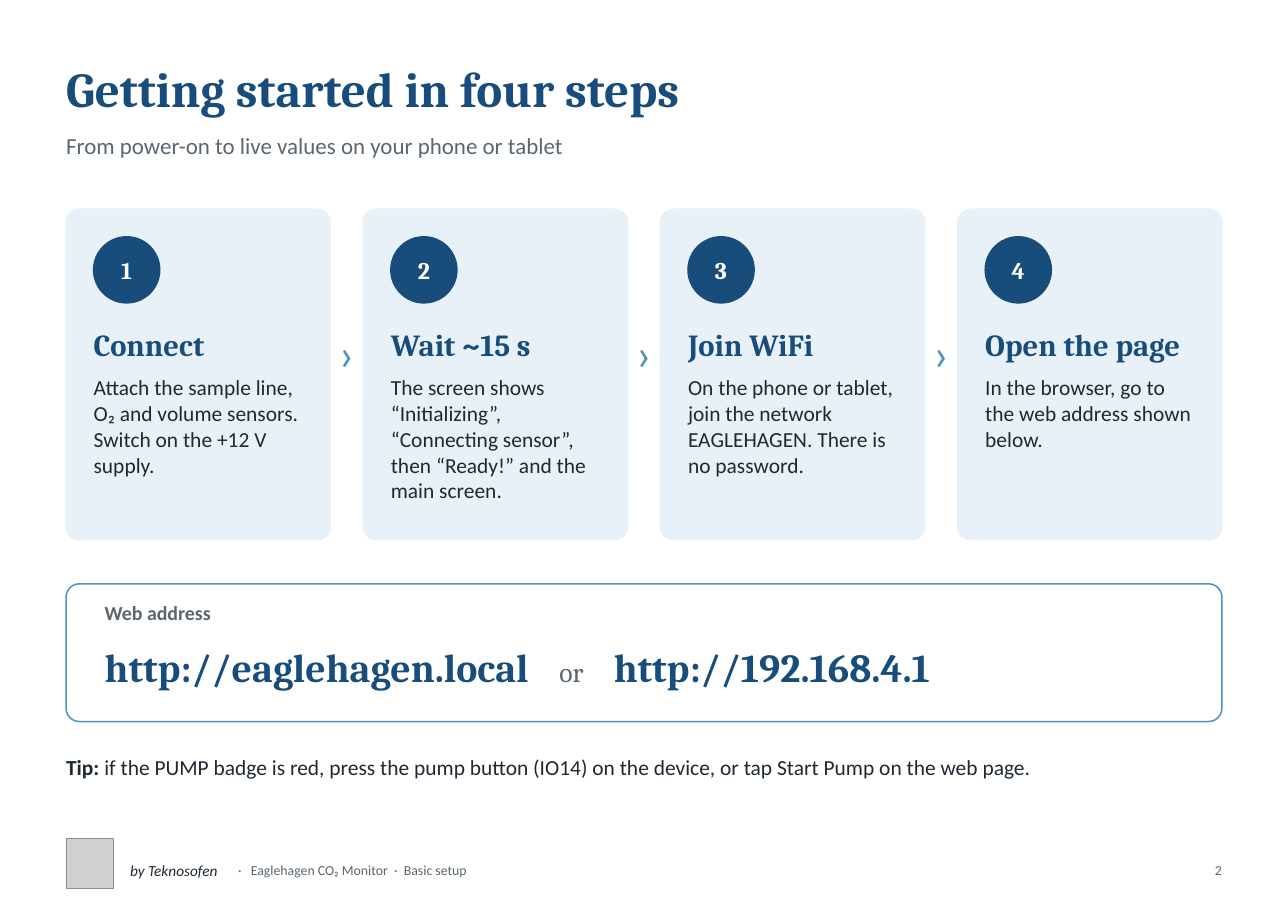
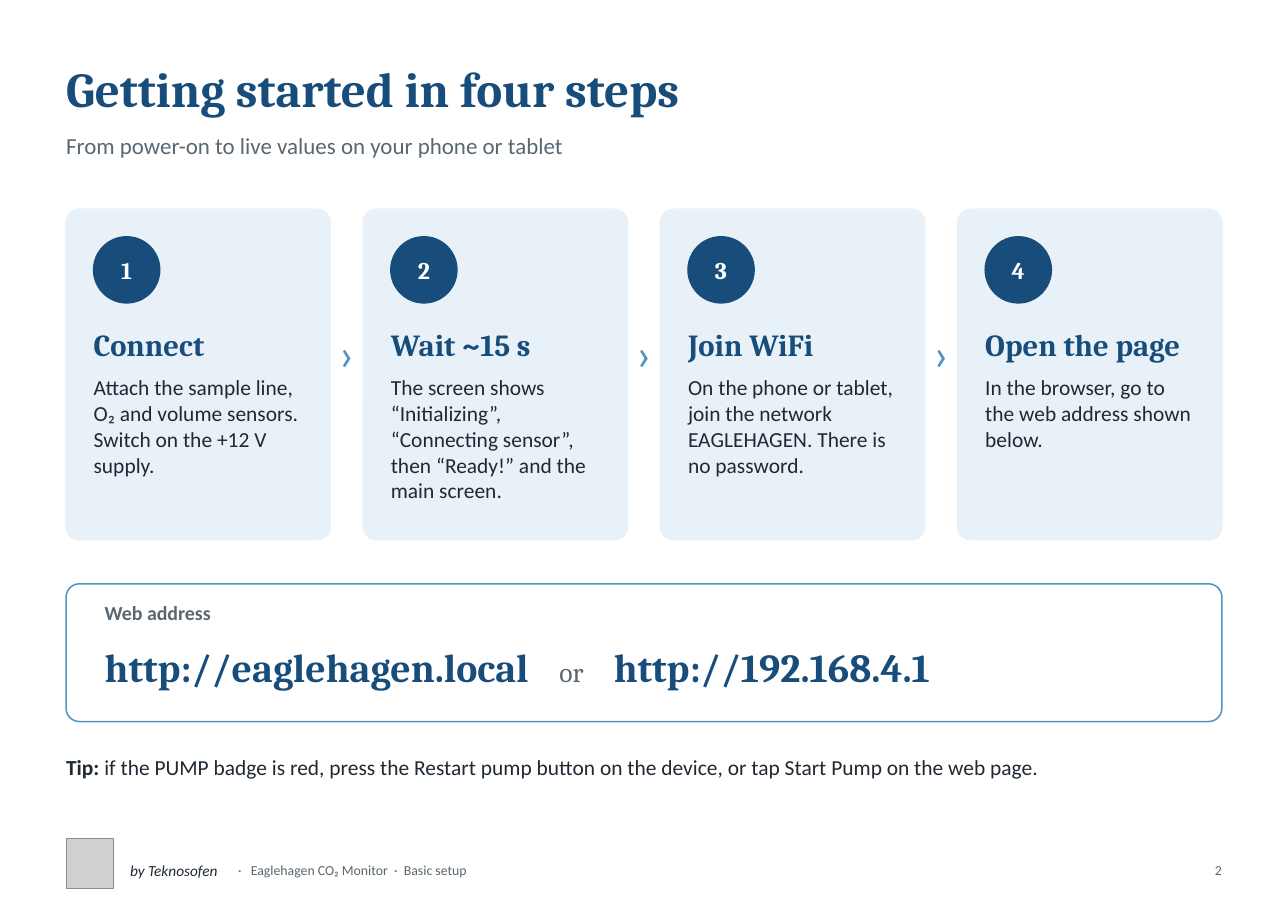
Before and after one commit to Teknosofen/EagleHagen, a slide deck: slide 2 of documentation/Eaglehagen_Basic_Setup.pptx. Drawn at 1288x911 pixels with LibreOffice and Linux fonts; fonts in the diff are those of the drawing; grey boxes stand for pictures. Boxes give left, top, right and bottom in pixels: in the first picture for what was removed or moved away, otherwise in the second. Text is boxed around its words. In the diff, an @@ line names an element or a change of style, - is before the commit and + after.

```diff
--- a/documentation/Eaglehagen_Basic_Setup.pptx
+++ b/documentation/Eaglehagen_Basic_Setup.pptx
@@ text at [66, 760, 1038, 779]: text changed @@
-Tip: if the PUMP badge is red, press the pump button (IO14) on the device, or tap Start Pump on the web page.
+Tip: if the PUMP badge is red, press the Restart pump button on the device, or tap Start Pump on the web page.
```
Also in this commit, not shown: 4 other slides changed, 4 other files.
